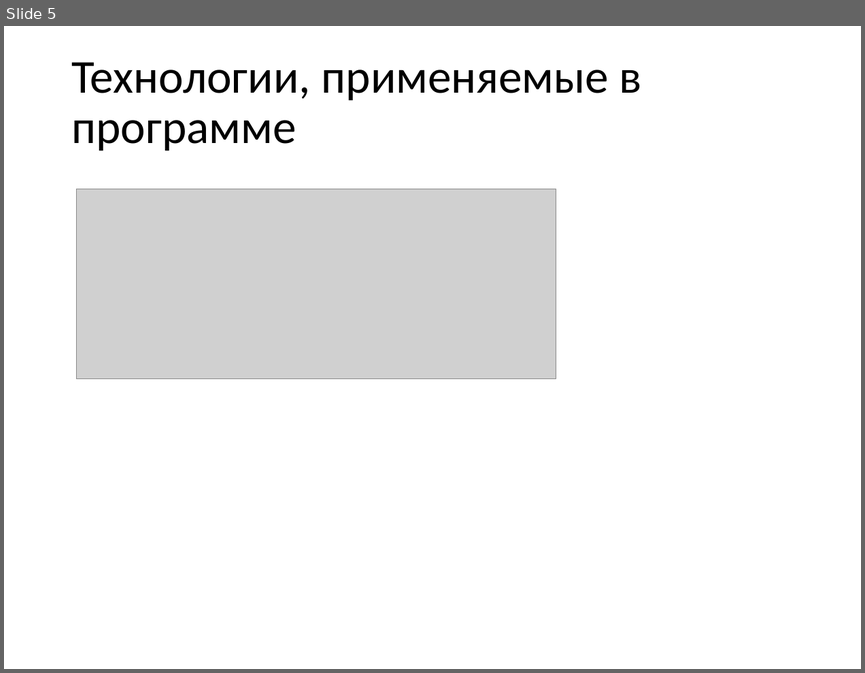
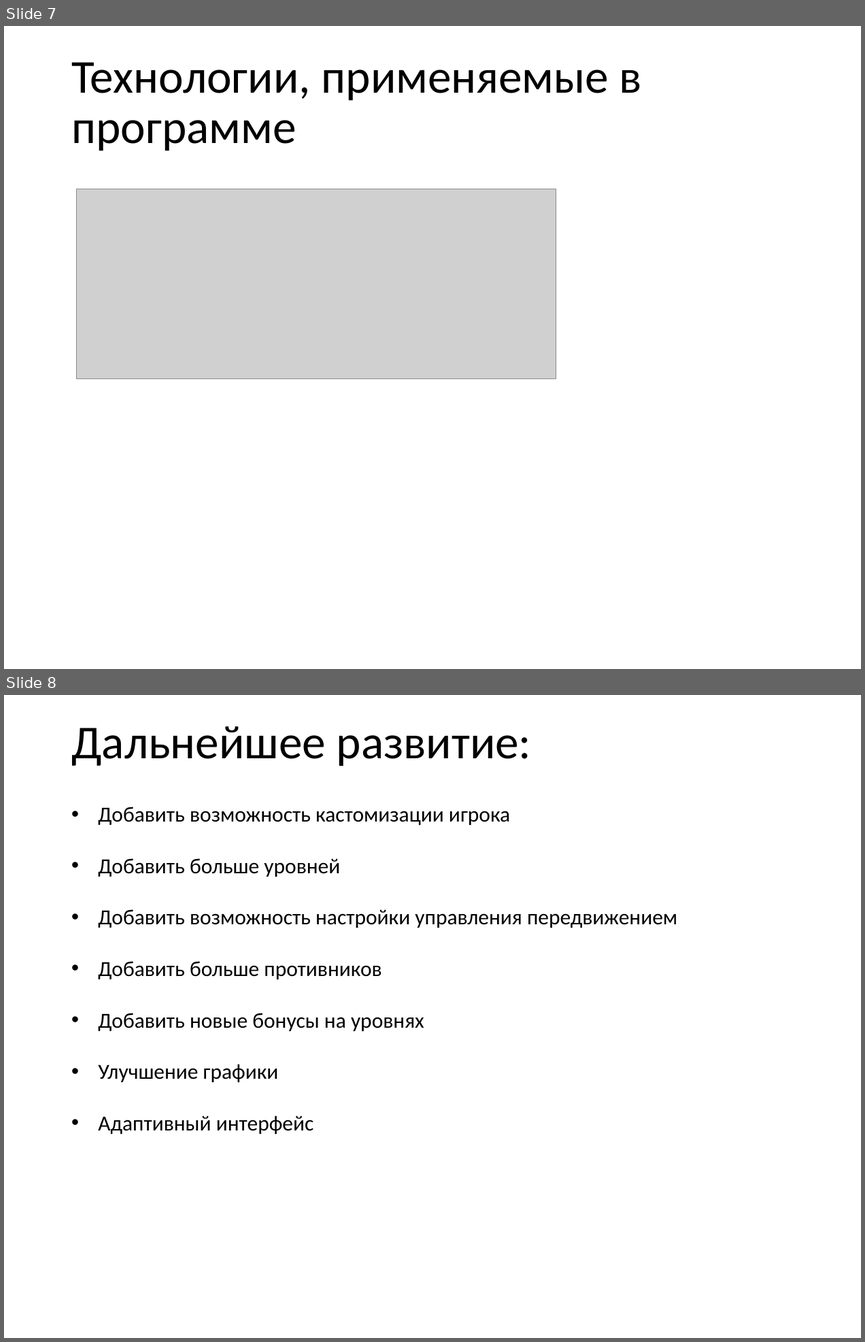
Before and after one commit to ScarletFlame611/1984-game, a slide deck: 1984.pptx. Shown one above the other, each under a label of ours: slide 5 before the commit, slides 7 and 8 after it. The pictures are 865x673 and 865x1342 pixels, drawn with LibreOffice and Linux fonts; fonts in the diff are those of the drawing; grey boxes stand for pictures; background and template pictures are left out. Boxes give left, top, right and bottom in pixels: in the first picture for what was removed or moved away, otherwise in the second. Text is boxed around its words. In the diff, an @@ line names an element or a change of style, - is before the commit and + after.

```diff
--- a/1984.pptx
+++ b/1984.pptx
@@ slide 8 added at (4, 695, 861, 1338), background picture (left out) @@
@@ title added at (71, 726, 532, 766), 39.6 pt, text #000000 @@
+Дальнейшее развитие:
@@ text added at (98, 807, 677, 1134), 18 pt, text #000000 @@
+• Добавить возможность кастомизации игрока
+• Добавить больше уровней
+• Добавить возможность настройки управления передвижением
+• Добавить больше противников
+• Добавить новые бонусы на уровнях
+• Улучшение графики
+• Адаптивный интерфейс
@@ what was slide 5 is now slide 7 @@
```
Also in this commit, not shown: 1 slide changed, 4 other slides added, 2 slides removed, 1 other file.
